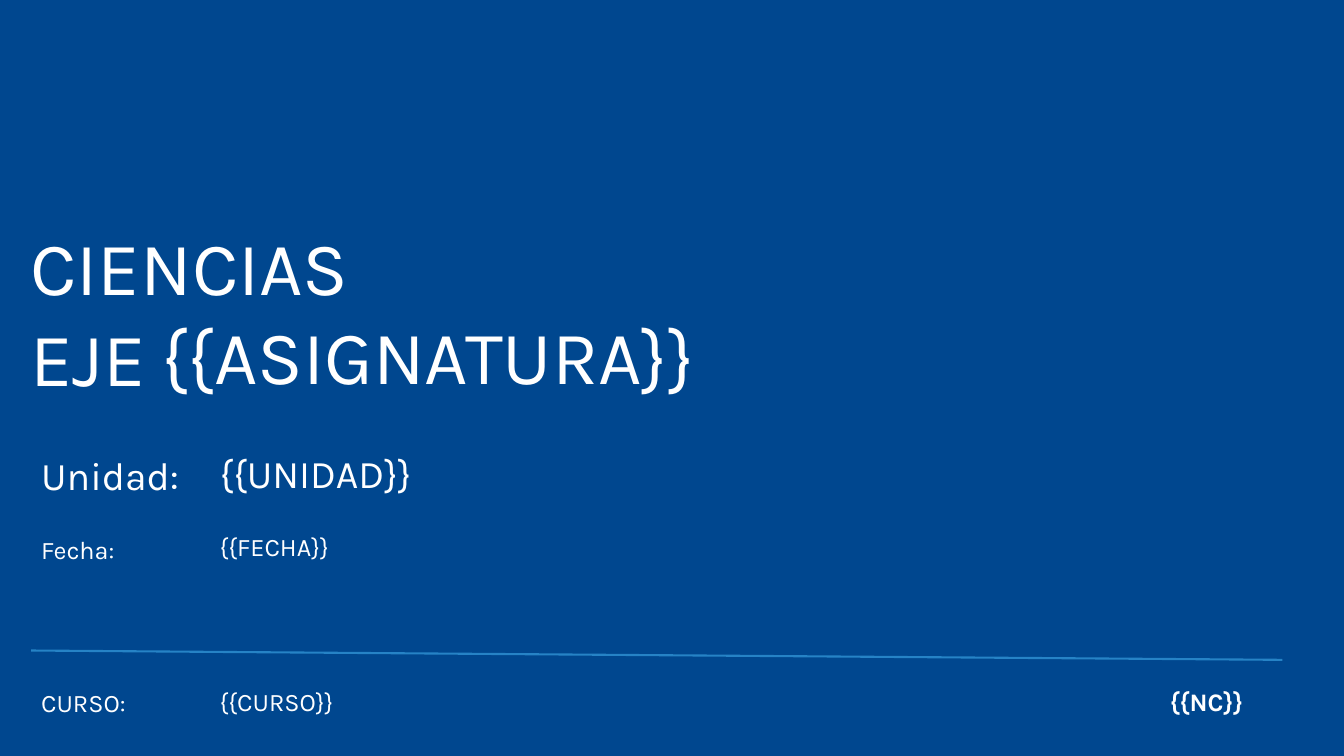
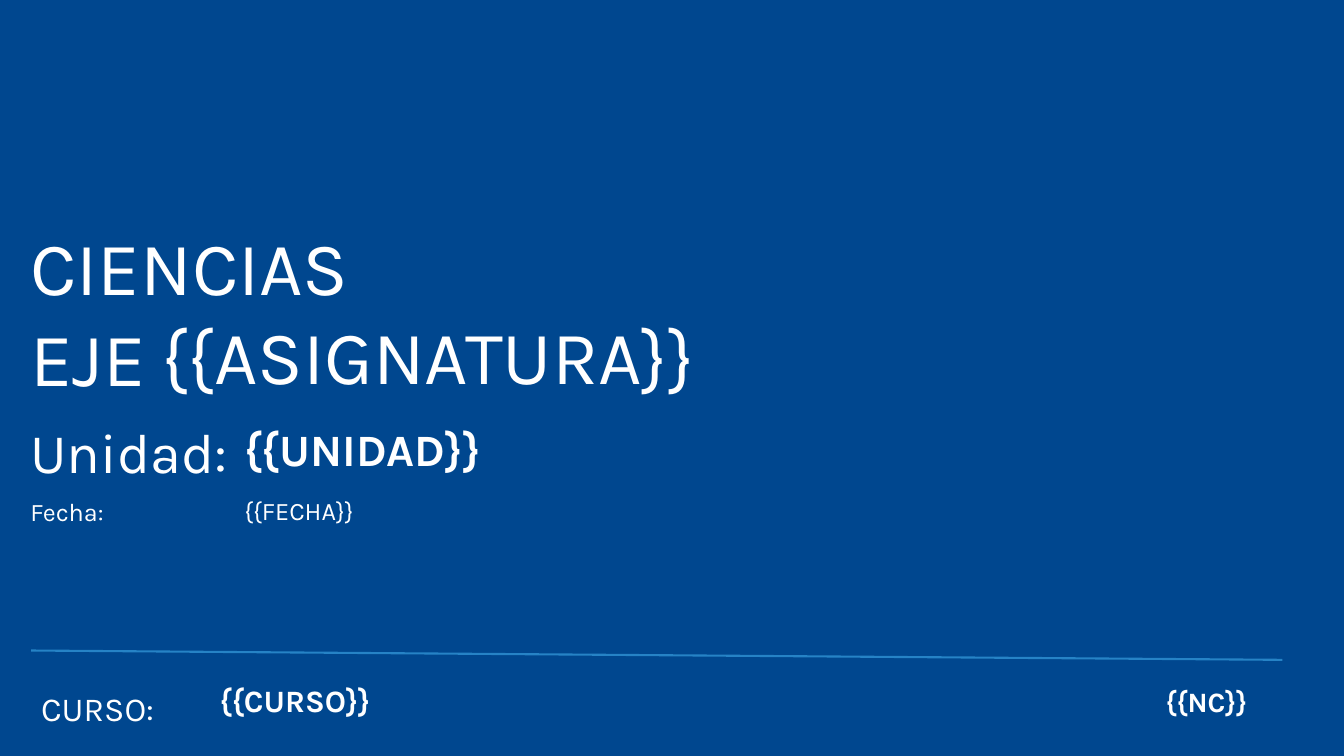
Before and after one commit to rolandomontero/rolux, a slide deck: slide 1 of PLANTILLA_FSC.pptx. Drawn at 1344x756 pixels with LibreOffice and Linux fonts; fonts in the diff are those of the drawing; background and template pictures are left out. Boxes give left, top, right and bottom in pixels: in the first picture for what was removed or moved away, otherwise in the second. Text is boxed around its words. In the diff, an @@ line names an element or a change of style, - is before the commit and + after.

```diff
--- a/PLANTILLA_FSC.pptx
+++ b/PLANTILLA_FSC.pptx
@@ text "Unidad:": place and size @@
-text "Unidad:" at [41,463,179,491]
+text "Unidad:" at [30,434,227,474]
@@ text "Unidad:" at [30,434,227,474]: size 28 to 40 pt @@
@@ text "{{UNIDAD}}": place and size @@
-text "{{UNIDAD}}" at [220,458,412,494]
+text "{{UNIDAD}}" at [244,430,480,473]
@@ text "{{UNIDAD}}" at [244,430,480,473]: size 28 to 32 pt, bold on @@
@@ text "Fecha:": place and size @@
-text "Fecha:" at [41,541,114,560]
+text "Fecha:" at [30,503,103,522]
@@ text "{{FECHA}}": place and size @@
-text "{{FECHA}}" at [220,537,329,560]
+text "{{FECHA}}" at [244,501,353,524]
@@ text "CURSO:" at [41,699,154,722]: size 18 to 24 pt @@
@@ text "{{CURSO}}" at [220,687,371,717]: size 18 to 22.2 pt, bold on; line spacing 0.9 to 0.8 @@
@@ text "{{NC}}" at [1166,689,1248,717]: size 18 to 20 pt @@
```
Also in this commit, not shown: 1 other slide changed, 11 other files.
